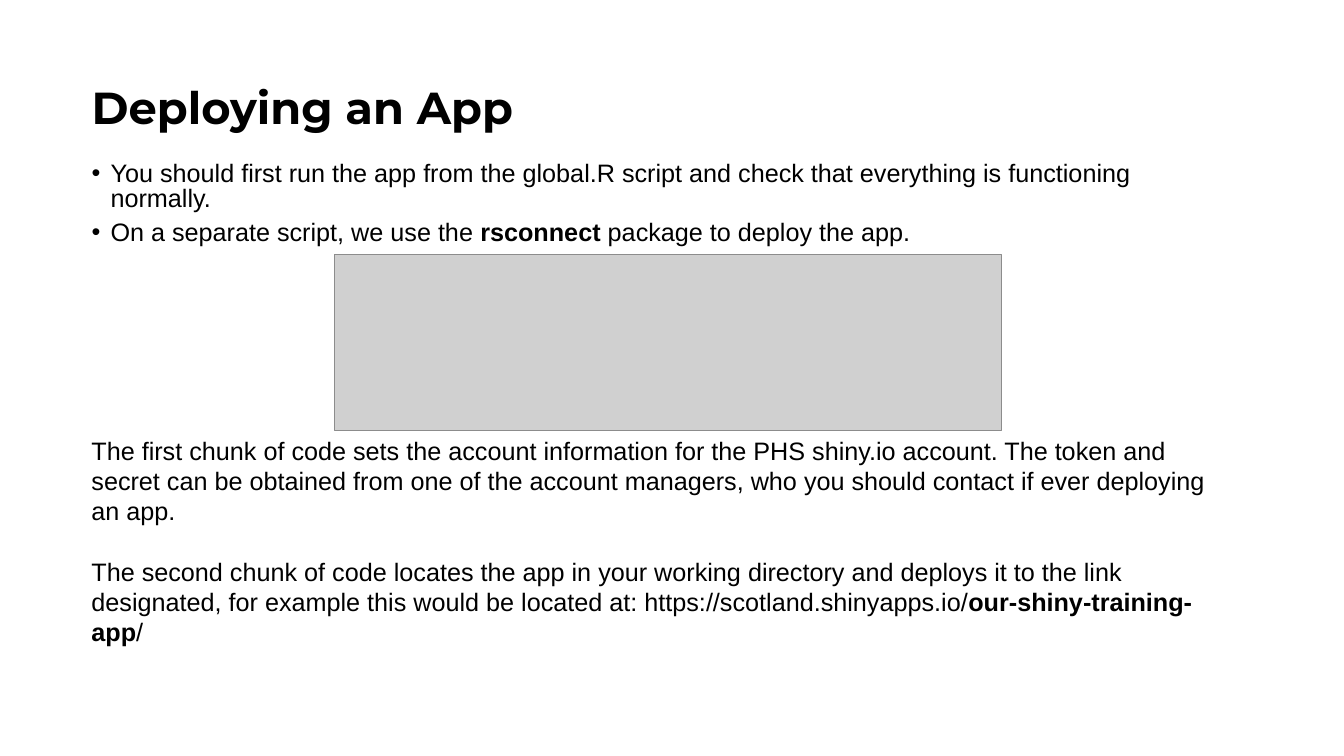
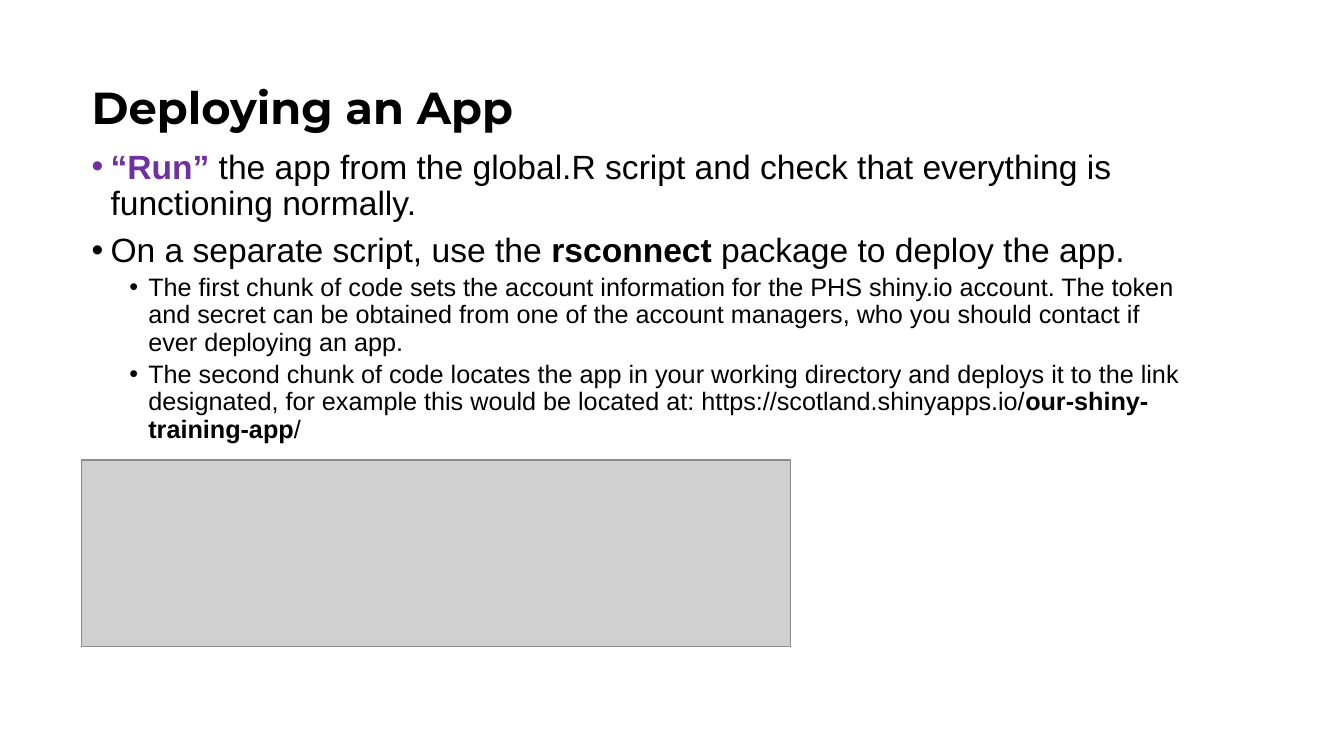
Before and after one commit to Public-Health-Scotland/learn-shiny, a slide deck: slide 34 of Day 2/slides/Shiny_Day_2.pptx. Drawn at 1344x756 pixels with LibreOffice and Linux fonts; fonts in the diff are those of the drawing; grey boxes stand for pictures; background and template pictures are left out. Boxes give left, top, right and bottom in pixels: in the first picture for what was removed or moved away, otherwise in the second. Text is boxed around its words. In the diff, an @@ line names an element or a change of style, - is before the commit and + after.

```diff
--- a/Day 2/slides/Shiny_Day_2.pptx
+++ b/Day 2/slides/Shiny_Day_2.pptx
@@ text at (111,154,1179,443): text changed @@
-• You should first run the app from the global.R script and check that everything is functioning normally.
-• On a separate script, we use the rsconnect package to deploy the app.
+• “Run” the app from the global.R script and check that everything is functioning normally.
+• On a separate script, use the rsconnect package to deploy the app.
+  • The first chunk of code sets the account information for the PHS shiny.io account. The token and secret can be obtained from one of the account managers, who you should contact if ever deploying an app.
+  • The second chunk of code locates the app in your working directory and deploys it to the link designated, for example this would be located at: https://scotland.shinyapps.io/our-shiny-training-app/
@@ text removed at (91,441,1205,647) @@
-The first chunk of code sets the account information for the PHS shiny.io account. The token and secret can be obtained from one of the account managers, who you should contact if ever deploying an app.
-The second chunk of code locates the app in your working directory and deploys it to the link designated, for example this would be located at: https://scotland.shinyapps.io/our-shiny-training-app/
@@ picture: place and size @@
-picture at (335,255,1001,431)
+picture at (82,460,790,646)
```
Also in this commit, not shown: 33 other slides changed, 1 other file.
